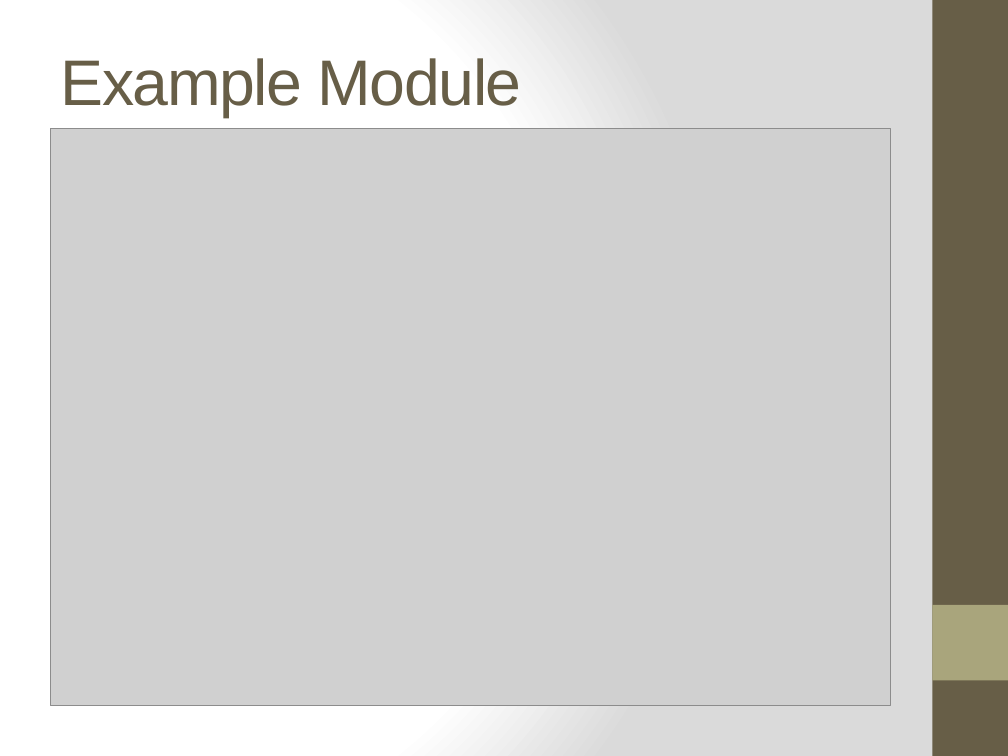
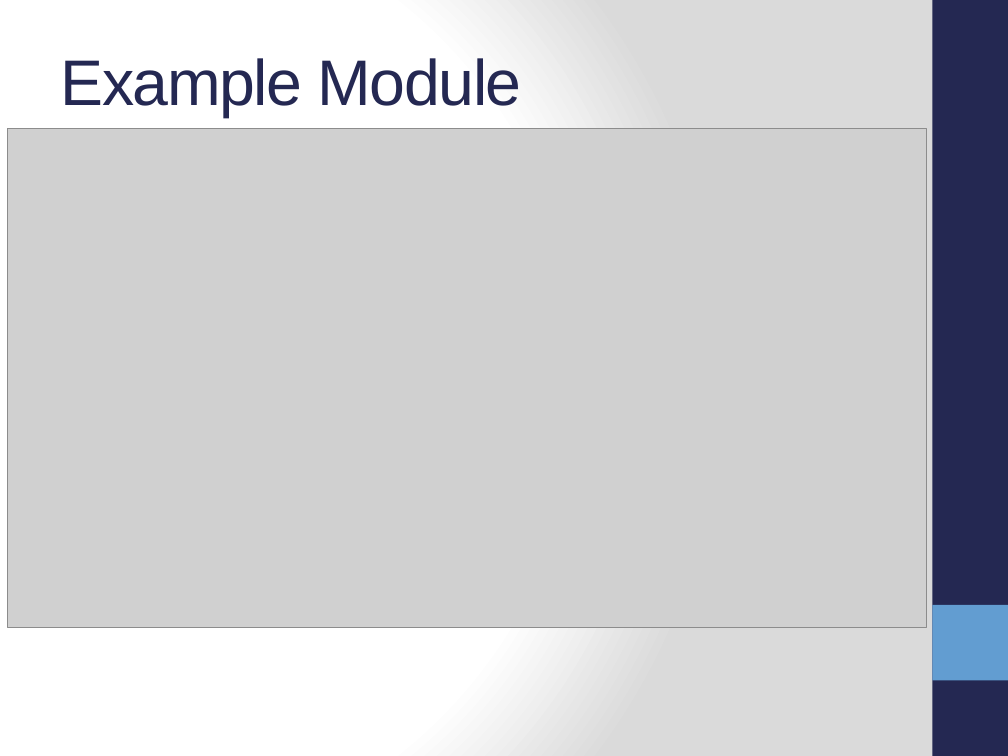
Before and after one commit to ifandelse/DevLink-2011---Getting-Started-With-Nodejs, a slide deck: slide 17 of PowerPoint/GettingStartedWithNodejs.pptx (slide 13 before the commit). Drawn at 1008x756 pixels with LibreOffice and Linux fonts; fonts in the diff are those of the drawing; grey boxes stand for pictures. Boxes give left, top, right and bottom in pixels: in the first picture for what was removed or moved away, otherwise in the second. Text is boxed around its words. In the diff, an @@ line names an element or a change of style, - is before the commit and + after.

```diff
--- a/PowerPoint/GettingStartedWithNodejs.pptx
+++ b/PowerPoint/GettingStartedWithNodejs.pptx
@@ rectangle at [932, 0, 1008, 756]: fill #675E47 to #242852 @@
@@ title "Example Module" at [60, 58, 522, 117]: text colour #675E47 to #242852 @@
@@ picture: place and size @@
-picture at [50, 129, 890, 706]
+picture at [7, 129, 926, 627]
@@ rectangle at [932, 605, 1008, 680]: fill #A9A57C to #629DD1 @@
```
Also in this commit, not shown: 14 other slides changed, 11 slides added, 5 other files.
